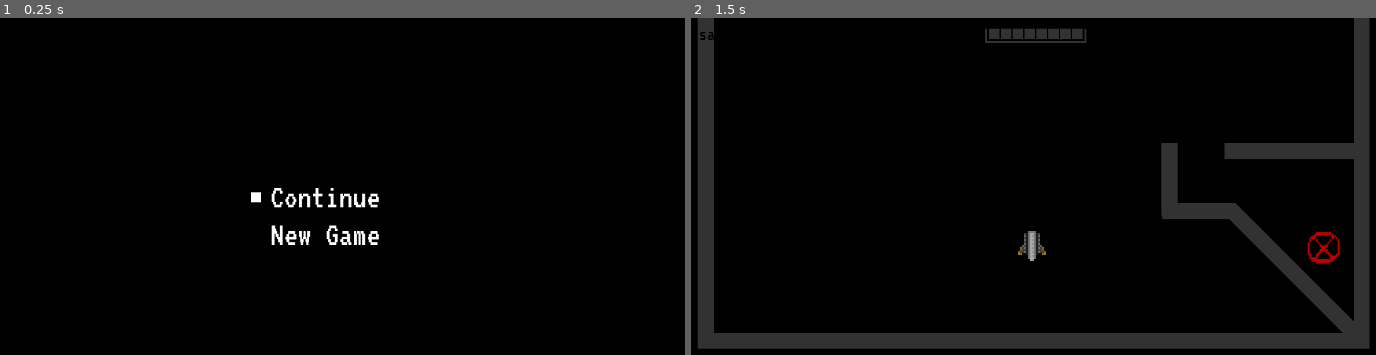
Above: before the commit, frames 1-2 (left to right).
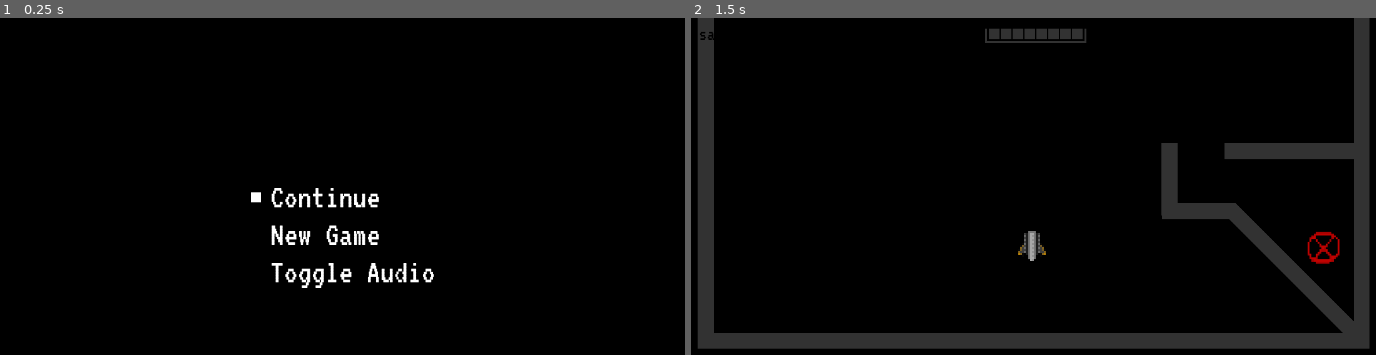
Above: after the commit, the same moments.

Repository: Anudin/LD41
Game: Godot game, scene res://UI/StartMenu.tscn
Two runs of this game, one before a commit and one after it. Both use one fixed random seed, a clock stepped at 60 frames per second and the inputs below.
Inputs:
- Up to frame 1 (0.25 s): no input
- Up to frame 2 (1.5 s): tap Enter (strict_accept) at 0.5 s; hold Up (ui_up) 0.53-1.28 s; hold Enter (strict_accept) 0.53-1.28 s; tap Space at 0.77 s; hold Down (ui_down) from 1.28 s (still down); tap Backspace at 1.35 s

The runs differ from the first frame. In frame 1, 0.6% of the frame differs, in the area x 39-64%, y 72-81%; in frame 2, nothing differs.

Commit message:
Add audio toggle

Diff:
--- a/Main.tscn
+++ b/Main.tscn
@@ -15,7 +15,7 @@
 font_data = ExtResource( 2 )
 _sections_unfolded = [ "Font", "Settings" ]
 
-[node name="Main" type="Node2D" index="0"]
+[node name="Main" type="Node2D"]
 
 script = ExtResource( 1 )
 _sections_unfolded = [ "Transform" ]
--- a/UI/MainMenu.gd
+++ b/UI/MainMenu.gd
@@ -1,4 +1,6 @@
 extends "res://UI/Menu.gd"
+
+signal play_audio
 
 var Main = preload("res://Main.tscn")
 
@@ -13,15 +15,18 @@
 #	pass
 
 func execute():
+	var continue_game = false
 	var main = Main.instance()
 
-	match selected:
-		0:
-			main.setup(true)
-		1:
-			main.setup()
+	if selected == 0 or selected == 1:
+		if selected == 0:
+			continue_game = true
 
-	var root = $"/root"
-	root.remove_child($"/root/Menu")
-	root.add_child(main)
-	queue_free()
+		var root = $"/root"
+		root.remove_child($"/root/Menu")
+		main.setup(continue_game)
+		root.add_child(main)
+		queue_free()
+	elif selected == 2:
+		print("audio toggled")
+		emit_signal("play_audio", false)
--- a/UI/Menu.gd
+++ b/UI/Menu.gd
@@ -26,7 +26,7 @@
 func _input(event):
 	if not event is InputEventKey:
 		return
-	elif event.is_action("ui_accept"):
+	elif event.is_action_pressed("ui_accept"):
 		execute()
 
 	toggle_selected(selected)
--- a/UI/StartMenu.tscn
+++ b/UI/StartMenu.tscn
@@ -24,11 +24,10 @@
 margin_bottom = 374.0
 text = "New Game"
 
-[node name="Controls" parent="." index="2" instance=ExtResource( 3 )]
+[node name="ToggleAudio" parent="." index="2" instance=ExtResource( 3 )]
 
-visible = false
 margin_left = 527.0
 margin_top = 379.0
 margin_right = 769.0
 margin_bottom = 434.0
-text = "Controls"
+text = "Toggle Audio"
